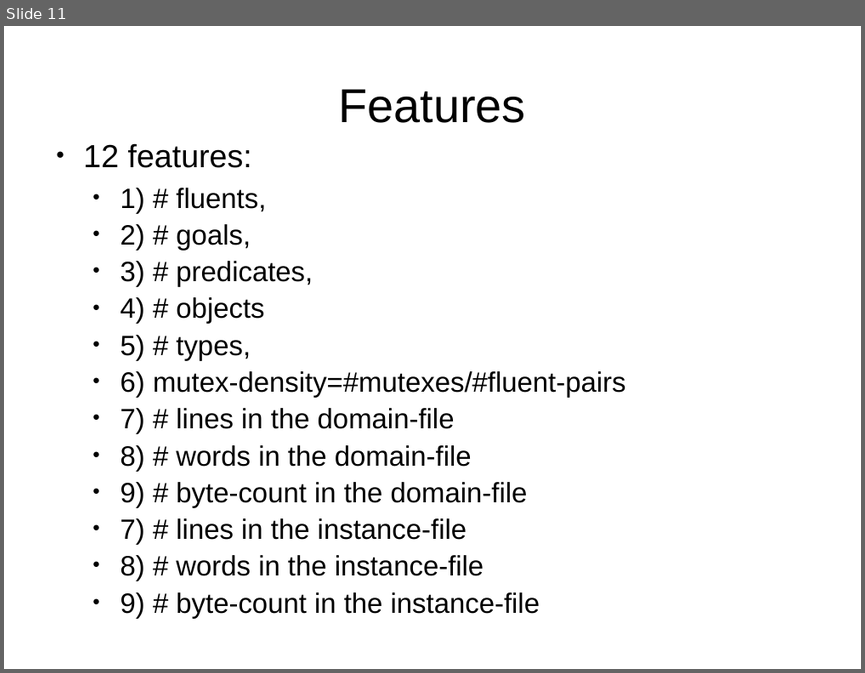
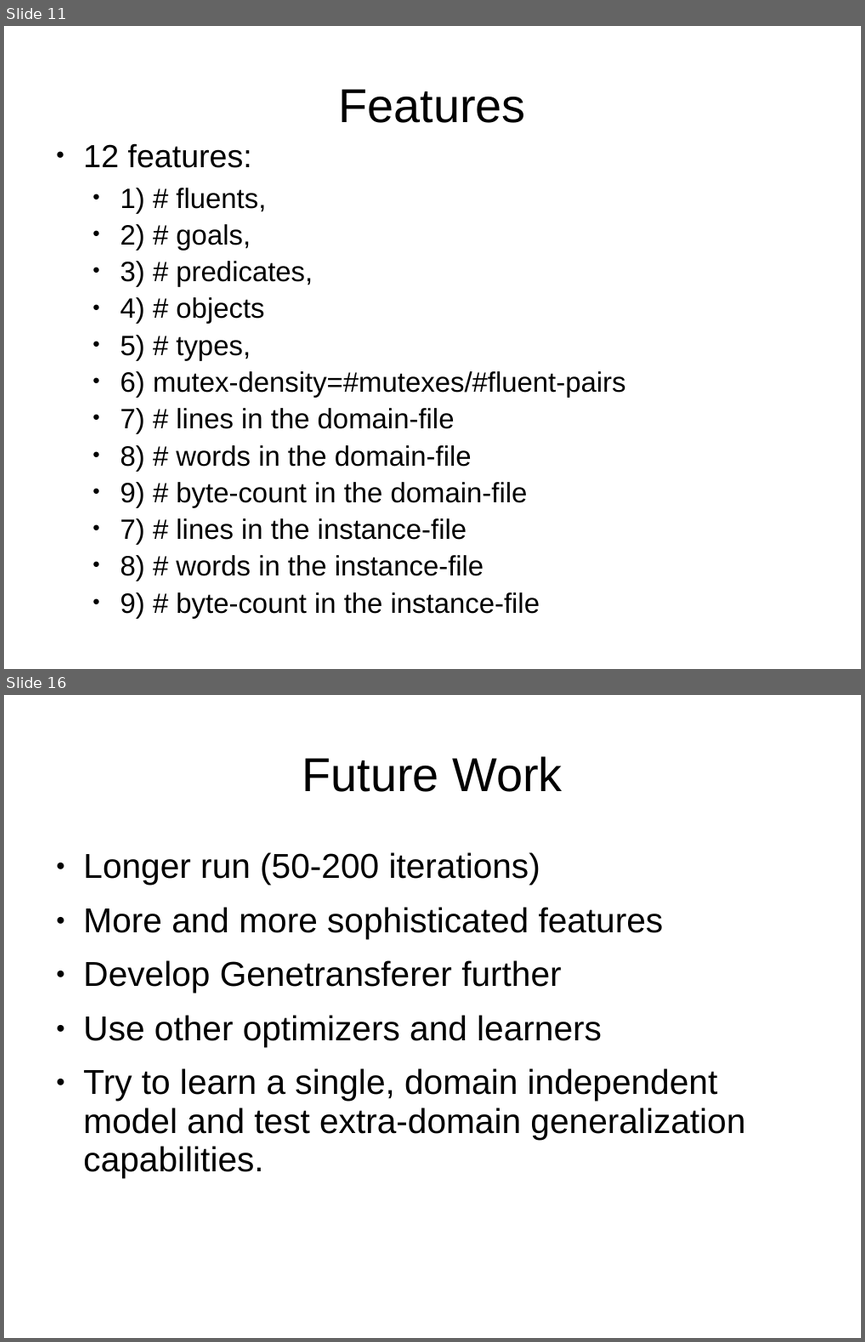
Before and after one commit to nojhan/descarwin, a slide deck: papers/GECCO2011/gecco2011brendelschoenauer/lao-gecco.ppt. Shown one above the other, each under a label of ours: slide 11 before the commit, slides 11 and 16 after it; the slides between them are not shown. The pictures are 865x673 and 865x1342 pixels, drawn with LibreOffice and Linux fonts; fonts in the diff are those of the drawing. Boxes give left, top, right and bottom in pixels: in the first picture for what was removed or moved away, otherwise in the second. Text is boxed around its words. In the diff, an @@ line names an element or a change of style, - is before the commit and + after.

```diff
--- a/papers/GECCO2011/gecco2011brendelschoenauer/lao-gecco.ppt
+++ b/papers/GECCO2011/gecco2011brendelschoenauer/lao-gecco.ppt
@@ slide 16 added at box(4, 695, 861, 1338), background #FFFFFF @@
@@ title added at box(302, 756, 562, 792), 44 pt, text #000000 @@
+Future Work
@@ text added at box(83, 852, 745, 1178), 32 pt, text #000000 @@
+● Longer run (50-200 iterations)
+● More and more sophisticated features
+● Develop Genetransferer further
+● Use other optimizers and learners
+● Try to learn a single, domain independent model and test extra-domain generalization capabilities.
```
Also in this commit, not shown: 3 slides changed, 1 other slide added.
